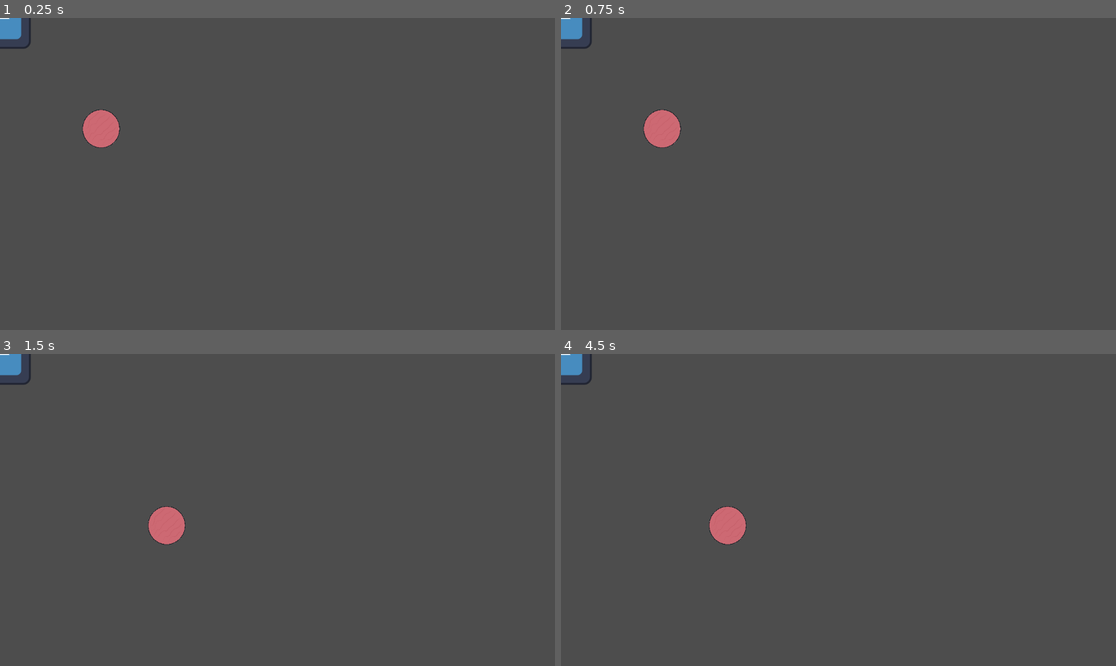
Above: before the commit, frames 1-4 (two rows, left to right).
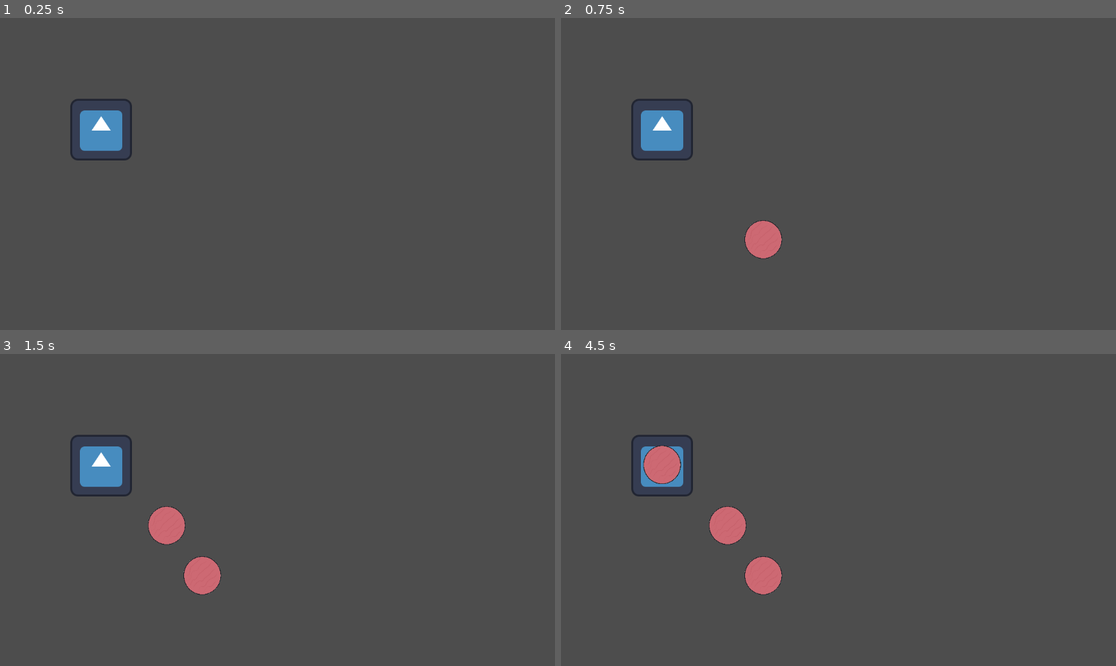
Above: after the commit, the same moments.

Repository: Logan-Flash/Chefs-Up
Game: Godot game, scene res://main.tscn
Two runs of this game, one before a commit and one after it. Both use one fixed random seed, a clock stepped at 60 frames per second and the inputs below. The engine's default icon, where the game draws it, is replaced by a stand-in: a white triangle on a blue panel in a dark square.
Inputs (mouse positions are in pixels of both pictures, inside the frame that each line leads up to):
- Up to frame 1 (0.25 s): no input
- Up to frame 2 (0.75 s): tap Enter at 0.5 s; move the mouse to (660, 127) at 0.52 s; press the mouse at (660, 127) at 0.53 s
- Up to frame 3 (1.5 s): tap Space at 1.25 s; move the mouse to (166, 525) at 1.27 s; release the mouse at (166, 525) at 1.28 s; click (166, 525) at 1.35 s
- Up to frame 4 (4.5 s): tap Enter at 2, 3.5 s; move the mouse to (894, 441) at 2.02 s; press the mouse at (894, 441) at 2.03 s; tap Space at 2.75, 4.25 s; move the mouse to (810, 572) at 2.77 s; release the mouse at (810, 572) at 2.78 s; click (810, 572) at 2.85 s; move the mouse to (1005, 556) at 3.52 s; press the mouse at (1005, 556) at 3.53 s; move the mouse to (672, 463) at 4.27 s; release the mouse at (672, 463) at 4.28 s; click (672, 463) at 4.35 s

The runs differ from the first frame. In frame 1, 1.6% of the frame differs, in the area x 0-24%, y 0-46%; in frame 2, 2.2%, in the area x 0-40%, y 0-78%; in frame 3, 2.2%; in frame 4, 2.2%.

Commit message:
Hamburger Spawn
Hamburgers spawn from the container, they don't spawn directly on it yet though

Diff:
--- a/hamburger_container.gd
+++ b/hamburger_container.gd
@@ -1,5 +1,5 @@
 extends Node2D
-
+signal hamburgerClicked
 var mouse_over: bool
 # Called when the node enters the scene tree for the first time.
 func _ready() -> void:
@@ -9,14 +9,21 @@
 # Called every frame. 'delta' is the elapsed time since the previous frame.
 func _process(delta: float) -> void:
 	if mouse_over and Input.is_action_pressed("left_click"):
-		print("hi")
-		$CollisionShape2D.set_deferred("disabled", true)
+		hamburgerClicked.emit()
+		make_unclickable()
 
 
 # Don't forget to set to true, maybe use timer
 func _on_area_2d_mouse_entered() -> void:
 	mouse_over = true
 
+func make_unclickable():
+	$ClickTimeout.start()
+	$Area2D/CollisionShape2D.disabled = true
 
 func _on_area_2d_mouse_exited() -> void:
 	mouse_over = false
+
+
+func _on_click_timeout_timeout() -> void:
+	$Area2D/CollisionShape2D.disabled = false
--- a/hamburger_container.tscn
+++ b/hamburger_container.tscn
@@ -17,5 +17,9 @@
 [node name="CollisionShape2D" type="CollisionShape2D" parent="Area2D"]
 shape = SubResource("CircleShape2D_ju2h4")
 
+[node name="ClickTimeout" type="Timer" parent="."]
+wait_time = 0.5
+
 [connection signal="mouse_entered" from="Area2D" to="." method="_on_area_2d_mouse_entered"]
 [connection signal="mouse_exited" from="Area2D" to="." method="_on_area_2d_mouse_exited"]
+[connection signal="timeout" from="ClickTimeout" to="." method="_on_click_timeout_timeout"]
--- a/main.gd
+++ b/main.gd
@@ -12,5 +12,8 @@
 
 
 func _on_hamburger_container_spawn_thing() -> void:
+	pass
+
+func _on_hamburger_container_hamburger_clicked() -> void:
 	var hamburger = hamburger_scene.instantiate()
 	add_child(hamburger)
--- a/main.tscn
+++ b/main.tscn
@@ -11,3 +11,6 @@
 [node name="Hamburger" parent="." instance=ExtResource("2_ad81d")]
 
 [node name="hamburger_container" parent="." instance=ExtResource("3_1nwda")]
+position = Vector2(210, 232)
+
+[connection signal="hamburgerClicked" from="hamburger_container" to="." method="_on_hamburger_container_hamburger_clicked"]
